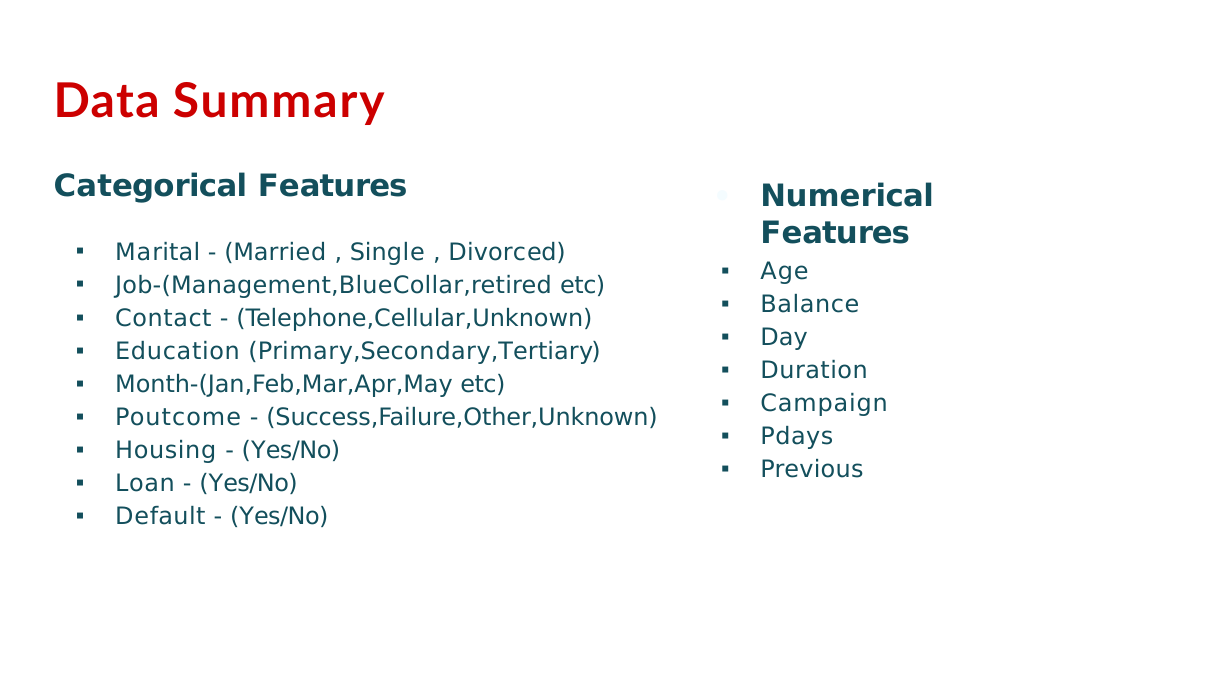
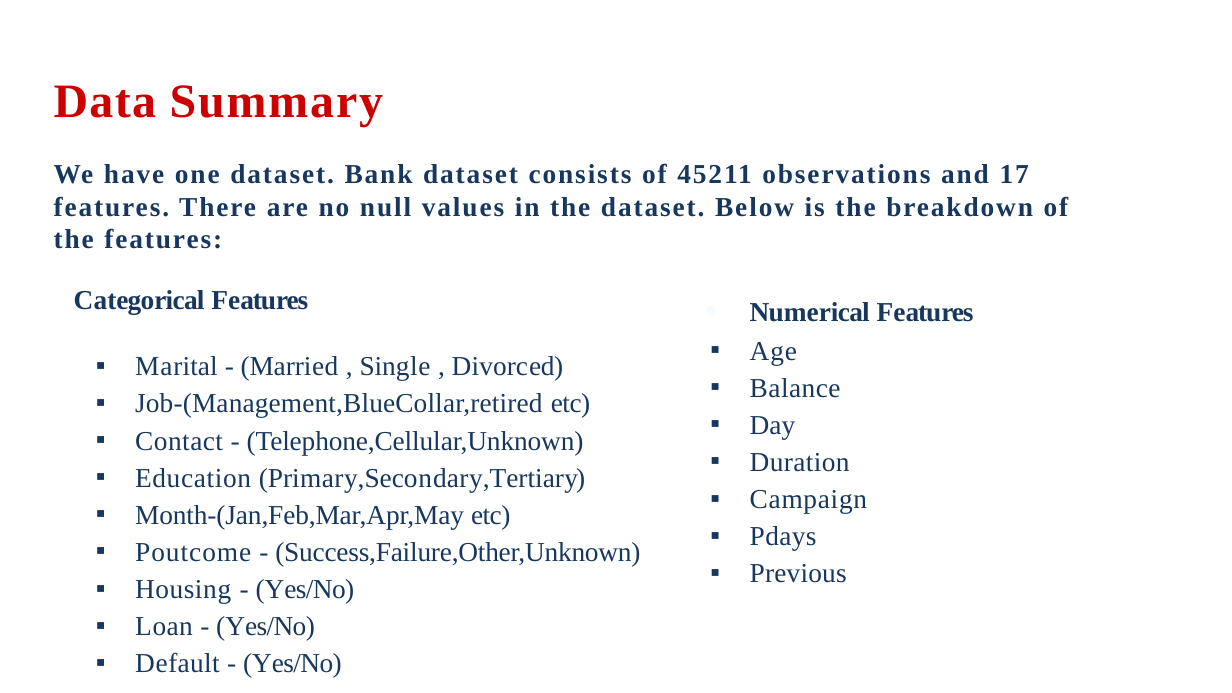
Before and after one commit to AnnayanB/SupervisedML_BankMarketingCampaigns, a slide deck: slide 4 of Presentation-Bank Marketing Effectiveness Prediction.pptx.pptx. Drawn at 1232x693 pixels with LibreOffice and Linux fonts; fonts in the diff are those of the drawing; background and template pictures are left out. Boxes give left, top, right and bottom in pixels: in the first picture for what was removed or moved away, otherwise in the second. Text is boxed around its words. In the diff, an @@ line names an element or a change of style, - is before the commit and + after.

```diff
--- a/Presentation-Bank Marketing Effectiveness Prediction.pptx.pptx
+++ b/Presentation-Bank Marketing Effectiveness Prediction.pptx.pptx
@@ title at box(54, 85, 1069, 249): text changed; size 28 to 16 pt; font Lato to Times New Roman; text colour #CC0000 to #17375E @@
-Data Summary
+Data Summary
+We have one dataset. Bank dataset consists of 45211 observations and 17 features. There are no null values in the dataset. Below is the breakdown of the features:
@@ text "Categorical Features": place and size @@
-text "Categorical Features" at box(54, 172, 657, 528)
+text "Categorical Features" at box(74, 290, 640, 678)
@@ text "Categorical Features" at box(74, 290, 640, 678): size 18 to 16 pt in "Categorical Features"; font DejaVu Sans to Times New Roman, text colour #134F5C to #17375E, size 14 to 16 pt @@
@@ text "Numerical Features": place and size @@
-text "Numerical Features" at box(760, 182, 933, 478)
+text "Numerical Features" at box(750, 302, 974, 583)
@@ text "Numerical Features" at box(750, 302, 974, 583): size 18 to 16 pt in "Numerical Features"; font DejaVu Sans to Times New Roman, text colour #134F5C to #17375E; size 14 to 16 pt in "Age", "Balance", "Day", "Duration" and 3 more places @@
```
Also in this commit, not shown: 17 other slides changed, 9 slides added, 4 slides removed.
